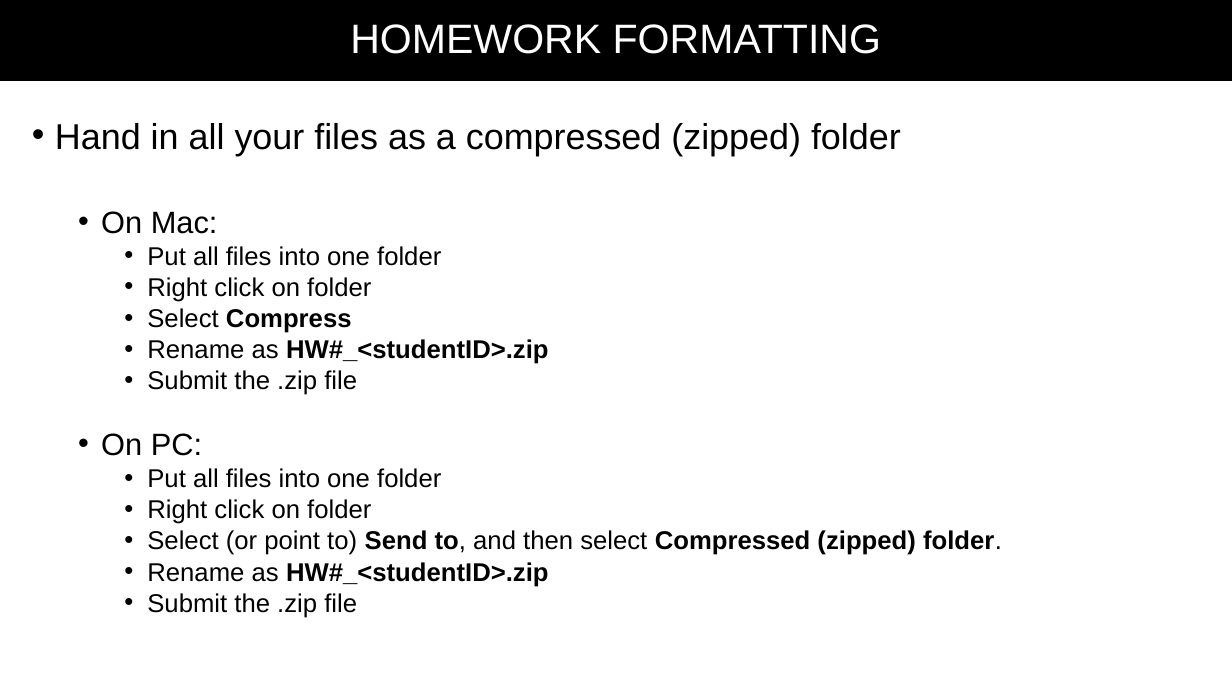
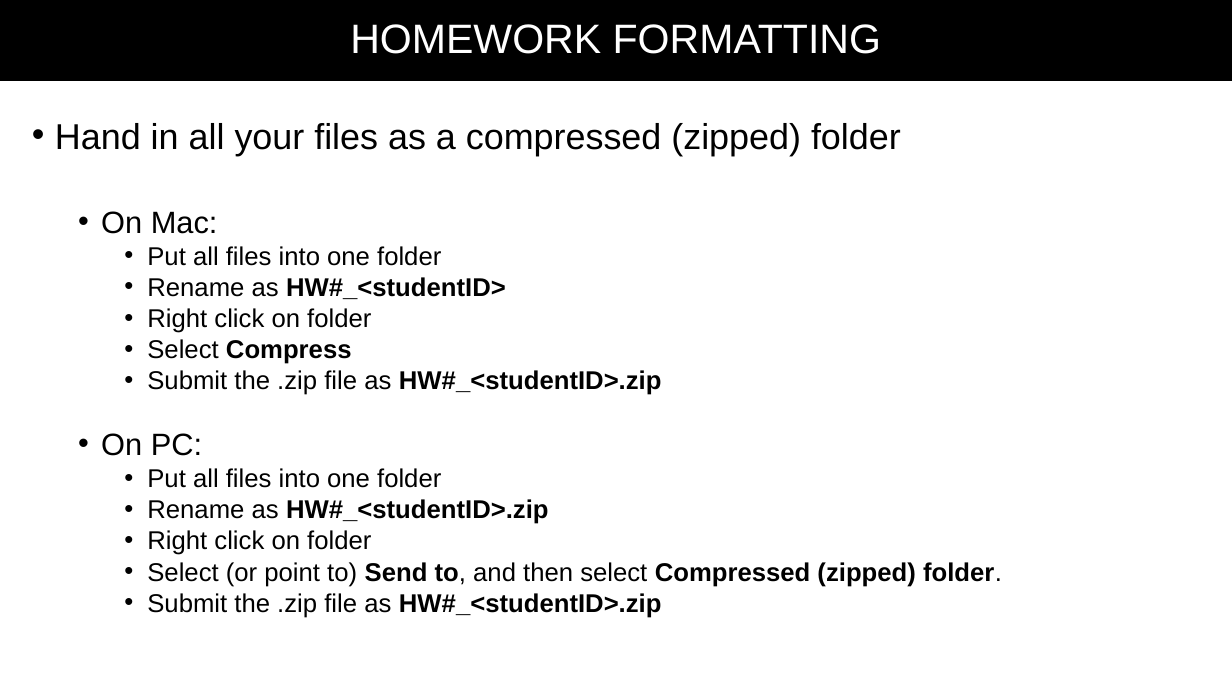
Before and after one commit to ajlopatkin/matlab_for_scientists, a slide deck: slide 34 of lecture_materials/lecture3/class_materials/Lecture3.pptx. Drawn at 1232x693 pixels with LibreOffice and Linux fonts; fonts in the diff are those of the drawing. Boxes give left, top, right and bottom in pixels: in the first picture for what was removed or moved away, otherwise in the second. Text is boxed around its words. In the diff, an @@ line names an element or a change of style, - is before the commit and + after.

```diff
--- a/lecture_materials/lecture3/class_materials/Lecture3.pptx
+++ b/lecture_materials/lecture3/class_materials/Lecture3.pptx
@@ text at <box>147,277,506,299</box>: paragraph added @@
+    • Rename as HW#_<studentID>
@@ text at <box>147,370,662,395</box>: text changed @@
-    • Rename as HW#_<studentID>.zip
-    • Submit the .zip file
+    • Submit the .zip file as HW#_<studentID>.zip
@@ text at <box>147,499,549,524</box>: paragraph added @@
+    • Rename as HW#_<studentID>.zip
@@ text at <box>147,593,662,618</box>: text changed @@
-    • Rename as HW#_<studentID>.zip
-    • Submit the .zip file
+    • Submit the .zip file as HW#_<studentID>.zip
```
Also in this commit, not shown: 2 other slides changed, 3 other files.
